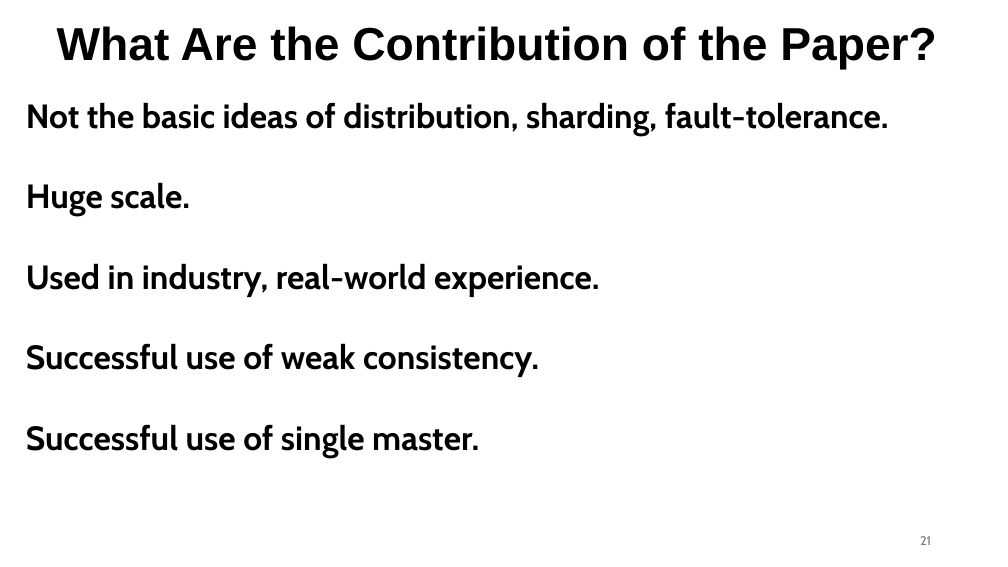
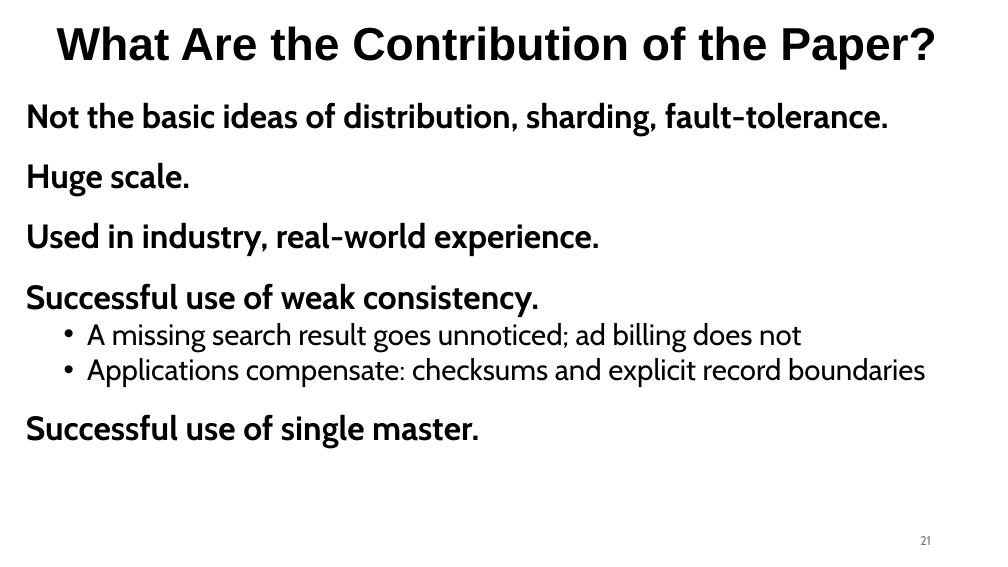
Before and after one commit to ec528/ec528.github.io, a slide deck: slide 21 of slides/fall26/4-gfs.pptx. Drawn at 1008x567 pixels with LibreOffice and Linux fonts; fonts in the diff are those of the drawing. Boxes give left, top, right and bottom in pixels: in the first picture for what was removed or moved away, otherwise in the second. Text is boxed around its words. In the diff, an @@ line names an element or a change of style, - is before the commit and + after.

Commit message:
Update GFS paper context scripts

```diff
--- a/slides/fall26/4-gfs.pptx
+++ b/slides/fall26/4-gfs.pptx
@@ text at (87, 323, 926, 387): paragraphs added @@
+  • A missing search result goes unnoticed; ad billing does not
+  • Applications compensate: checksums and explicit record boundaries
```
Also in this commit, not shown: 1 other slide changed.
